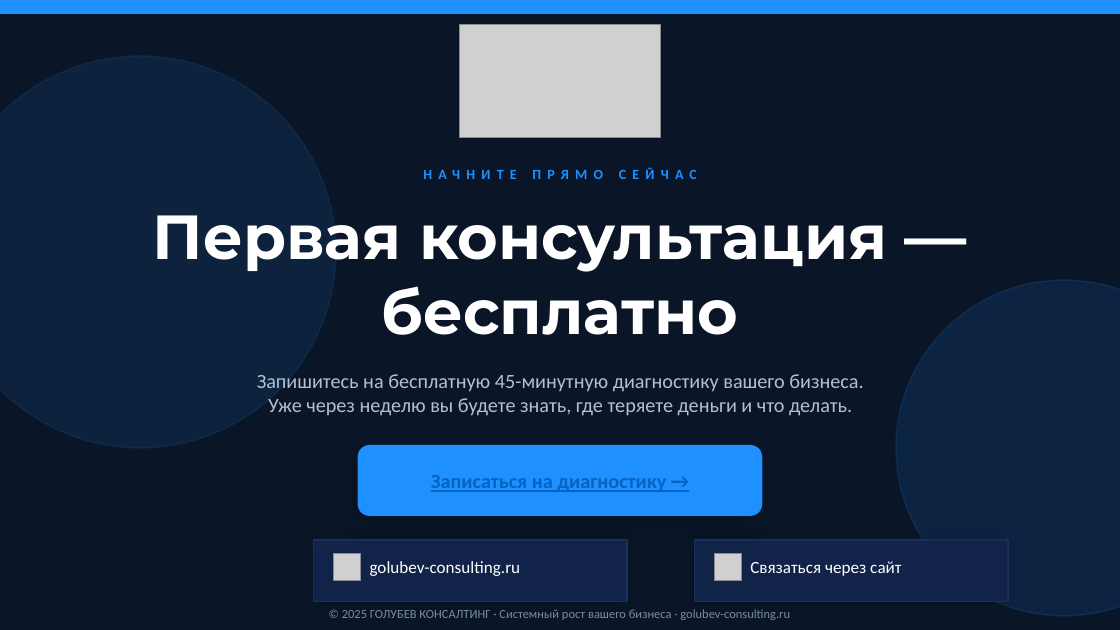
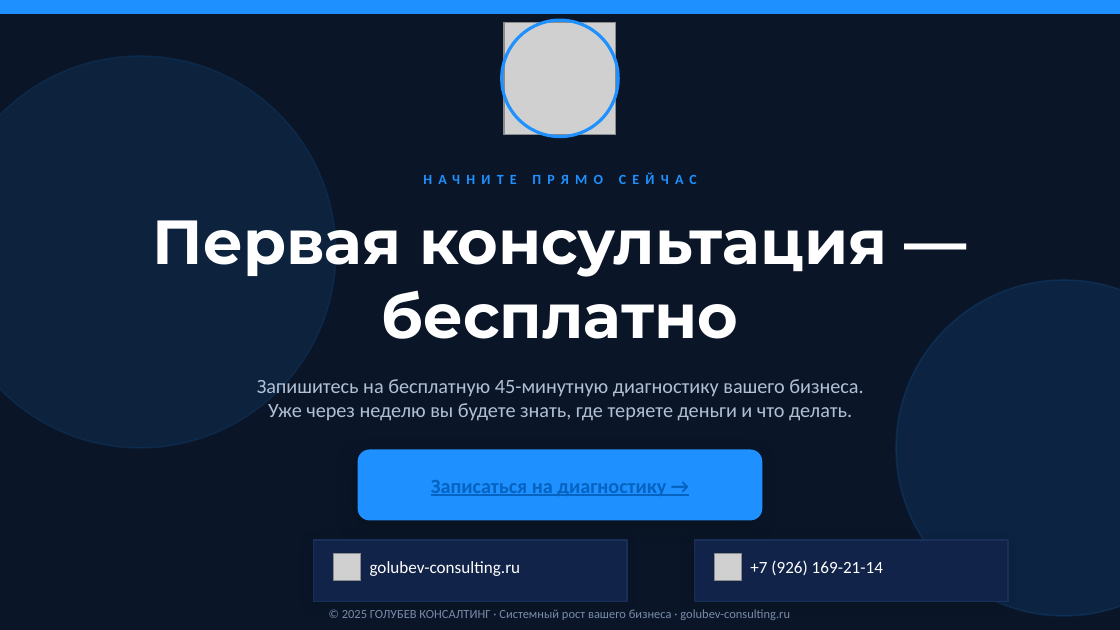
Before and after one commit to golubev-artur/golubev-growth-engine, a slide deck: slide 11 of public/Голубев_Консалтинг_Презентация.pptx (slide 10 before the commit). Drawn at 1120x630 pixels with LibreOffice and Linux fonts; fonts in the diff are those of the drawing; grey boxes stand for pictures. Boxes give left, top, right and bottom in pixels: in the first picture for what was removed or moved away, otherwise in the second. Text is boxed around its words. In the diff, an @@ line names an element or a change of style, - is before the commit and + after.

```diff
--- a/public/Голубев_Консалтинг_Презентация.pptx
+++ b/public/Голубев_Консалтинг_Презентация.pptx
@@ ellipse added at (502,20,618,137), fill #1E90FF, outline #1E90FF 1 pt @@
@@ ellipse added at (502,20,618,137), outline #1E90FF 2 pt @@
@@ picture: place and size @@
-picture at (459,25,661,138)
+picture at (504,22,616,134)
@@ 4 texts, 1 rounded rectangle: place and size @@
-4 texts, 1 rounded rectangle at (56,155,1064,515)
+4 texts, 1 rounded rectangle at (56,159,1064,520)
@@ text at (750,560,883,575): text changed @@
-Связаться через сайт
++7 (926) 169-21-14
```
Also in this commit, not shown: 4 other slides changed, 1 slide added, 1 other file.
